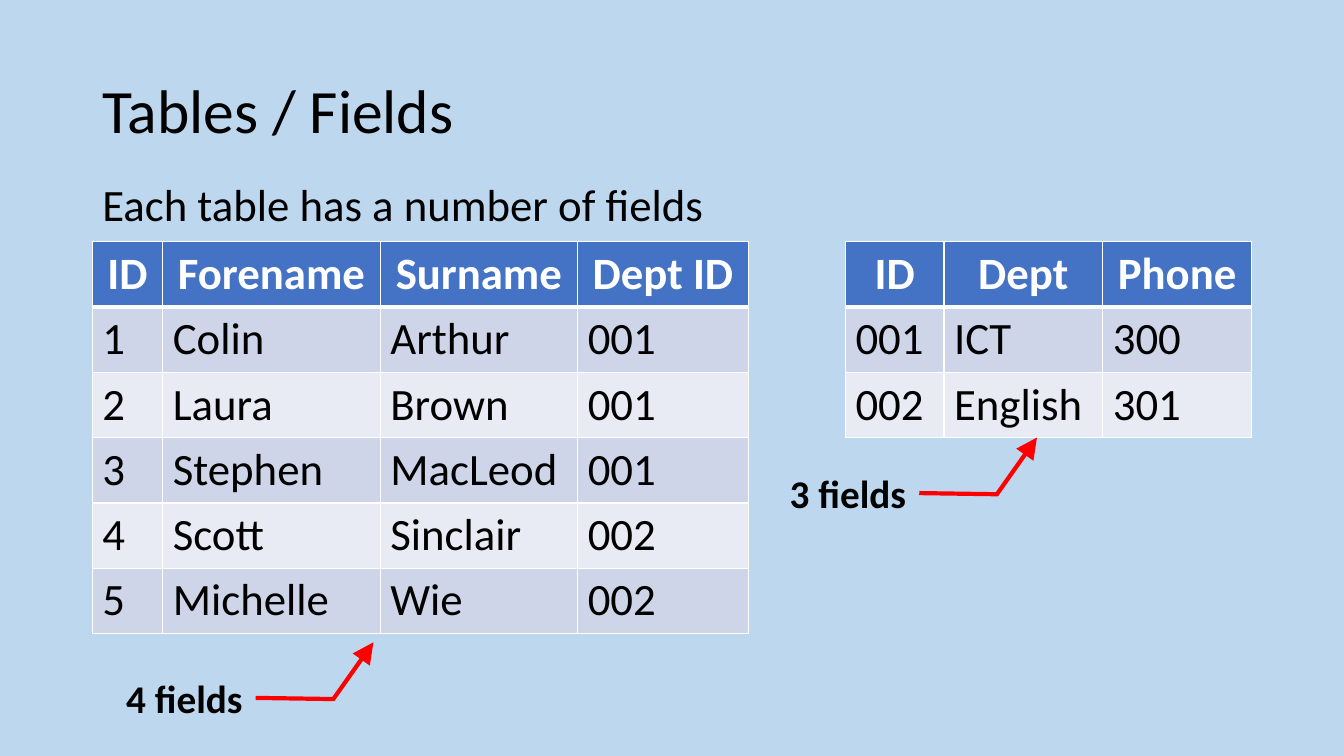
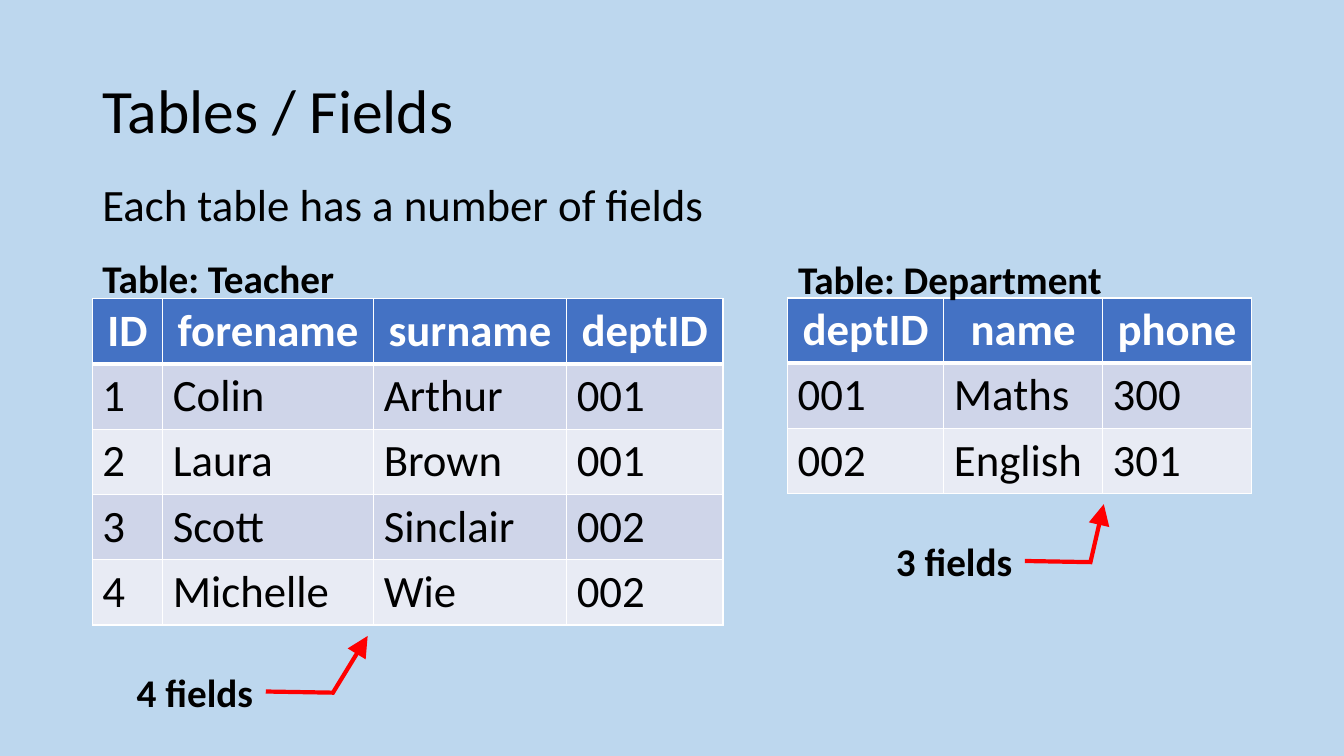
Before and after one commit to MrFriendCS/MrFriendCS.github.io, a slide deck: slide 204 of n5/ddd/N5 CS DDD Slides.pptx (slide 210 before the commit). Drawn at 1344x756 pixels with LibreOffice and Linux fonts; fonts in the diff are those of the drawing. Boxes give left, top, right and bottom in pixels: in the first picture for what was removed or moved away, otherwise in the second. Text is boxed around its words. In the diff, an @@ line names an element or a change of style, - is before the commit and + after.

```diff
--- a/n5/ddd/N5 CS DDD Slides.pptx
+++ b/n5/ddd/N5 CS DDD Slides.pptx
@@ text added at (102, 265, 334, 303), 28 pt, text #000000, bold @@
+Table: Teacher
@@ text added at (798, 266, 1102, 305), 28 pt, text #000000, bold @@
+Table: Department
@@ table at (93, 298, 724, 625) @@
-row 1: ID | Forename | Surname | Dept ID
+row 1: ID | forename | surname | deptID
-row 4: 3 | Stephen | MacLeod | 001
-row 5: 4 | Scott | Sinclair | 002
-row 6: 5 | Michelle | Wie | 002
+row 4: 3 | Scott | Sinclair | 002
+row 5: 4 | Michelle | Wie | 002
@@ table: place and size @@
-table at (93, 242, 749, 634)
+table at (93, 298, 724, 625)
@@ table at (787, 298, 1251, 494) @@
-row 1: ID | Dept | Phone
+row 1: deptID | name | phone
-row 2, column 2: ICT
+row 2, column 2: Maths
@@ table: place and size @@
-table at (846, 242, 1252, 438)
+table at (787, 298, 1251, 494)
@@ callout "3 fields": place and size @@
-callout "3 fields" at (728, 454, 917, 532)
+callout "3 fields" at (863, 522, 1022, 601)
@@ callout "3 fields" at (863, 522, 1022, 601): proportions changed @@
@@ callout "4 fields": place and size @@
-callout "4 fields" at (64, 658, 252, 737)
+callout "4 fields" at (100, 652, 263, 731)
```
Also in this commit, not shown: 14 other slides changed, 8 slides added, 4 other files.
